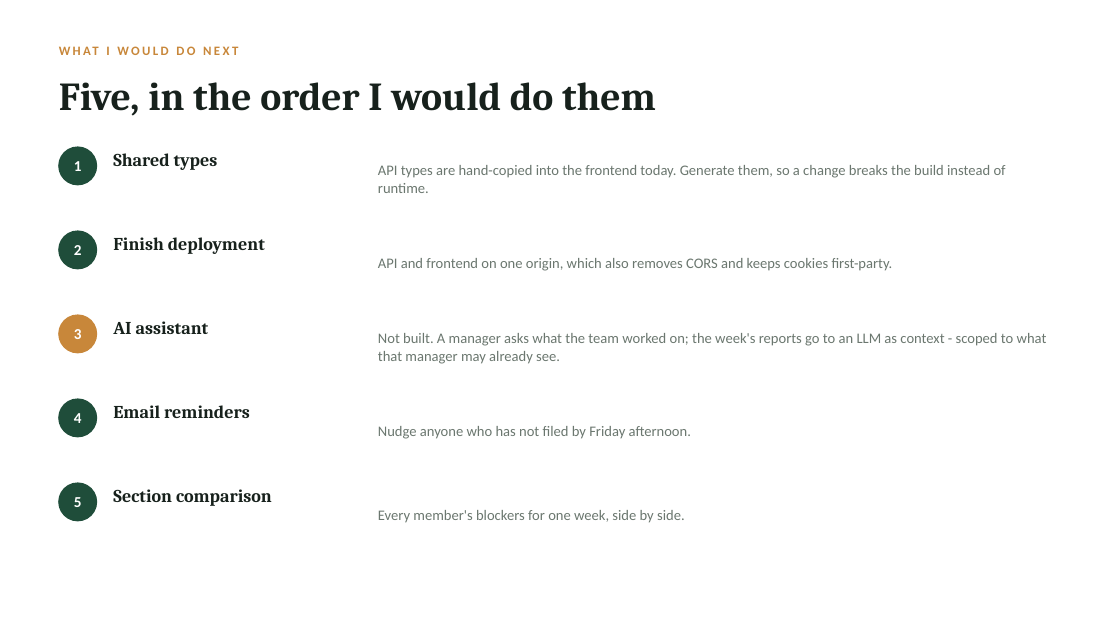
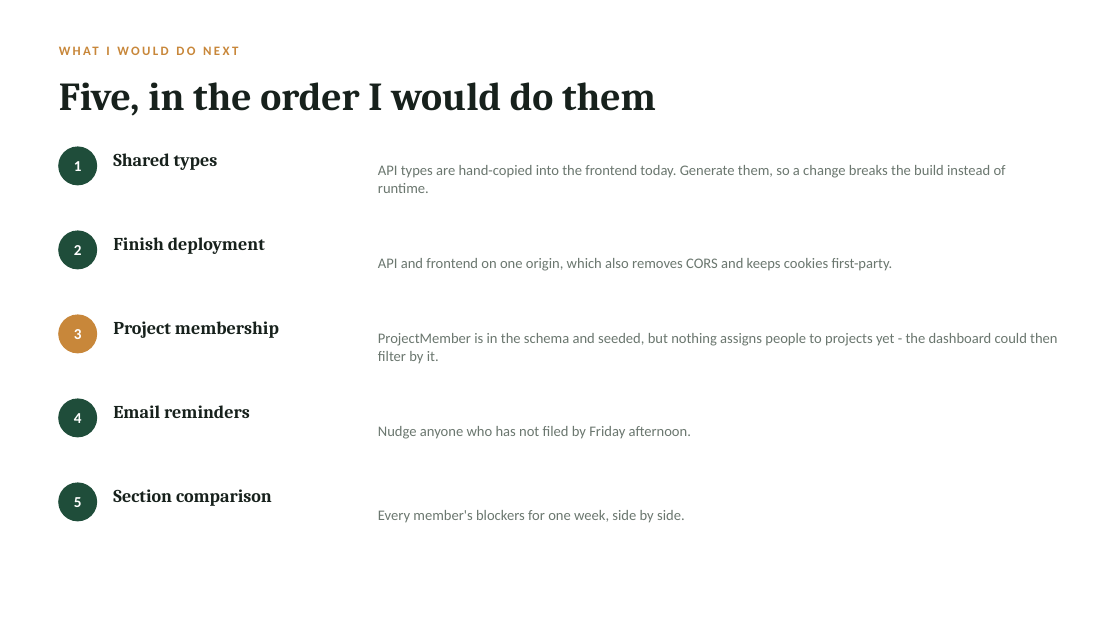
Before and after one commit to RVViduranga/weekly-report-dashboard, a slide deck: slide 17 of docs/presentation.pptx (slide 16 before the commit). Drawn at 1120x630 pixels with LibreOffice and Linux fonts; fonts in the diff are those of the drawing. Boxes give left, top, right and bottom in pixels: in the first picture for what was removed or moved away, otherwise in the second. Text is boxed around its words. In the diff, an @@ line names an element or a change of style, - is before the commit and + after.

```diff
--- a/docs/presentation.pptx
+++ b/docs/presentation.pptx
@@ text at (113, 321, 279, 338): text changed @@
-AI assistant
+Project membership
@@ text at (378, 333, 1057, 363): text changed @@
-Not built. A manager asks what the team worked on; the week's reports go to an LLM as context - scoped to what that manager may already see.
+ProjectMember is in the schema and seeded, but nothing assigns people to projects yet - the dashboard could then filter by it.
```
Also in this commit, not shown: 4 other slides changed, 1 slide added.
